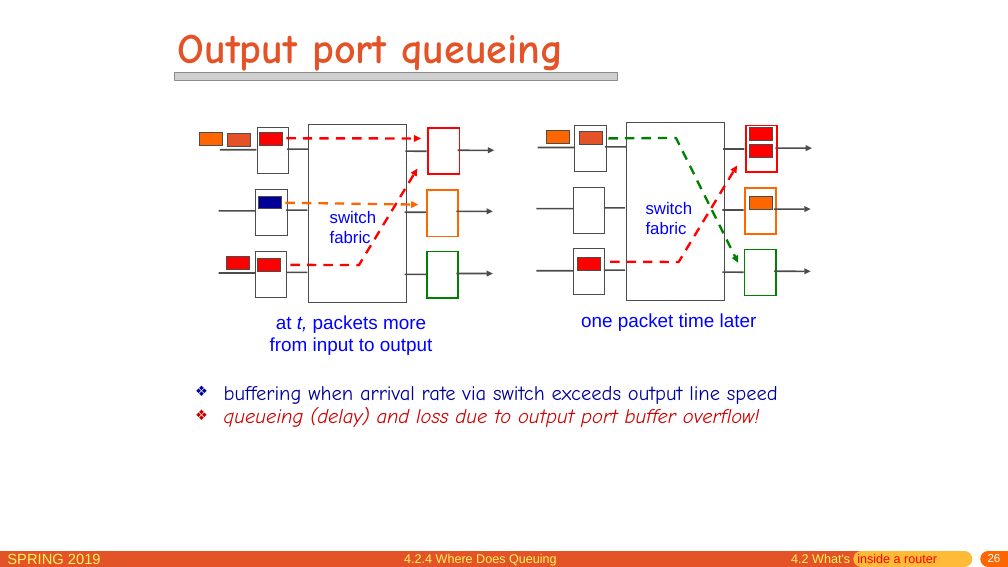
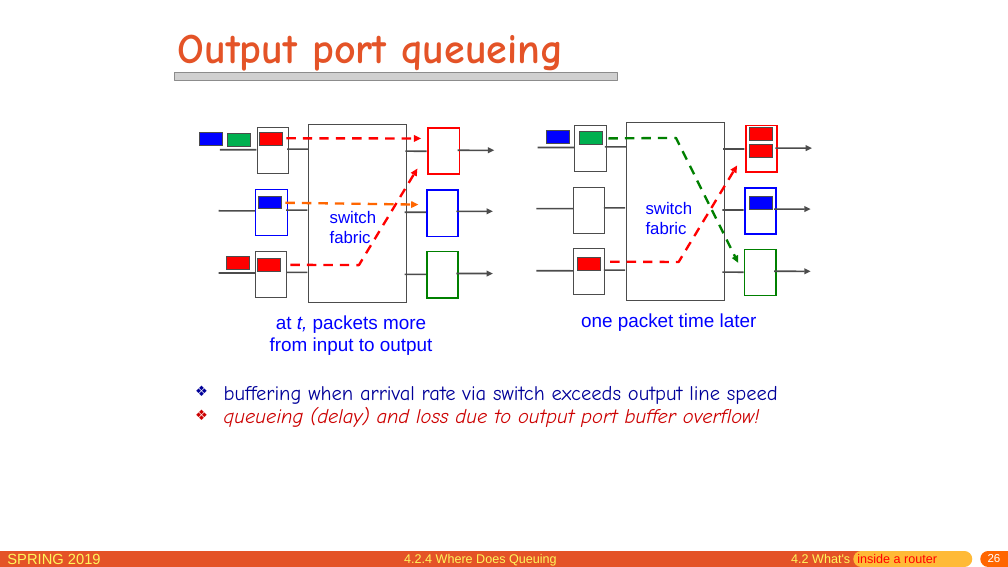
Before and after one commit to jichenghu/PPT_networkDistributed, a slide deck: slide 26 of chapter4.pptx. Drawn at 1008x567 pixels with LibreOffice and Linux fonts; fonts in the diff are those of the drawing; grey boxes stand for pictures. Boxes give left, top, right and bottom in pixels: in the first picture for what was removed or moved away, otherwise in the second. Text is boxed around its words. In the diff, an @@ line names an element or a change of style, - is before the commit and + after.

```diff
--- a/chapter4.pptx
+++ b/chapter4.pptx
@@ rectangle at bbox=[228, 134, 250, 147]: fill #E45327 to #00B050 @@
@@ fill #FF6600 to #0000FF in 3 elements at bbox=[750, 197, 773, 209], bbox=[199, 132, 222, 145], bbox=[546, 131, 569, 144] @@
@@ rectangle at bbox=[579, 132, 602, 144]: fill #E45327 to #00B050 @@
@@ rectangle at bbox=[256, 190, 287, 236]: outline #4C4C4C 0.75 pt to #0000FF 0.75 pt @@
@@ rectangle at bbox=[259, 196, 281, 209]: fill #000099 to #0000FF @@
@@ rectangle at bbox=[427, 191, 458, 237]: outline #FF6600 1.5 pt to #0000FF 1.5 pt @@
@@ rectangle at bbox=[745, 188, 776, 234]: outline #FF6600 1.5 pt to #0000FF 1.5 pt @@
```
Also in this commit, not shown: 2 other slides changed.
